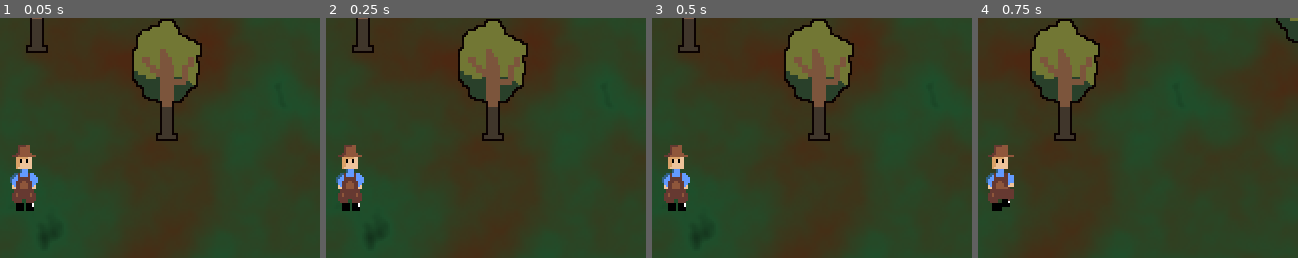
Above: before the commit, frames 1-4 (left to right).
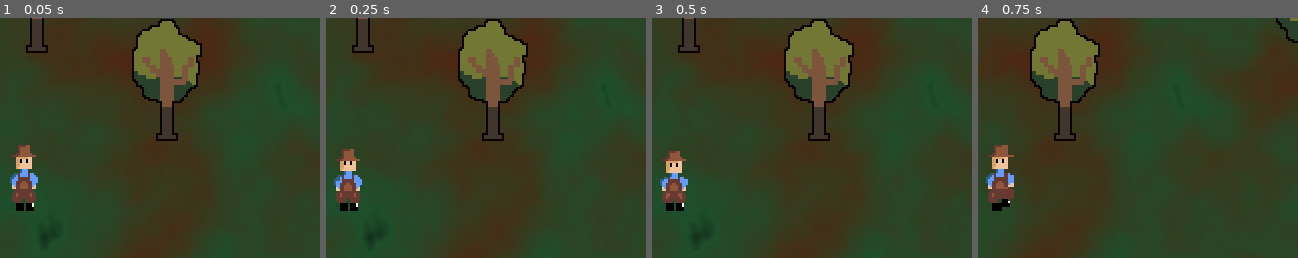
Above: after the commit, the same moments.

Repository: Eren1601/Cyberpunk-Frankenjam
Game: Godot game, scene res://scenes/World.tscn
Same seed, same stepped clock (60 frames per second), same inputs: the game is played once before the commit and once after it.
Inputs:
- Up to frame 1 (0.05 s): no input
- Up to frame 2 (0.25 s): no input
- Up to frame 3 (0.5 s): no input
- Up to frame 4 (0.75 s): tap Enter at 0.5 s; hold D (move_right) from 0.53 s (still down)
The pictures show only the part of the screen within x 46-96%, y 16-66%; the shares and areas given below are measured in that part.

Frame 1 is identical in both runs. In frame 2, 0.9% of the frame differs, in the area x 2-12%, y 52-81%; in frame 3, 1.0%; in frame 4, nothing differs.

Commit message:
idle fix

Diff:
--- a/scripts/player.gd
+++ b/scripts/player.gd
@@ -2,6 +2,8 @@
 
 @export var speed: float = 200.0
 @onready var anim: AnimatedSprite2D = $AnimatedSprite2D
+func _ready() -> void:
+	anim.play("idle")
 
 func _physics_process(delta: float) -> void:
 	var input_vector := Vector2.ZERO
